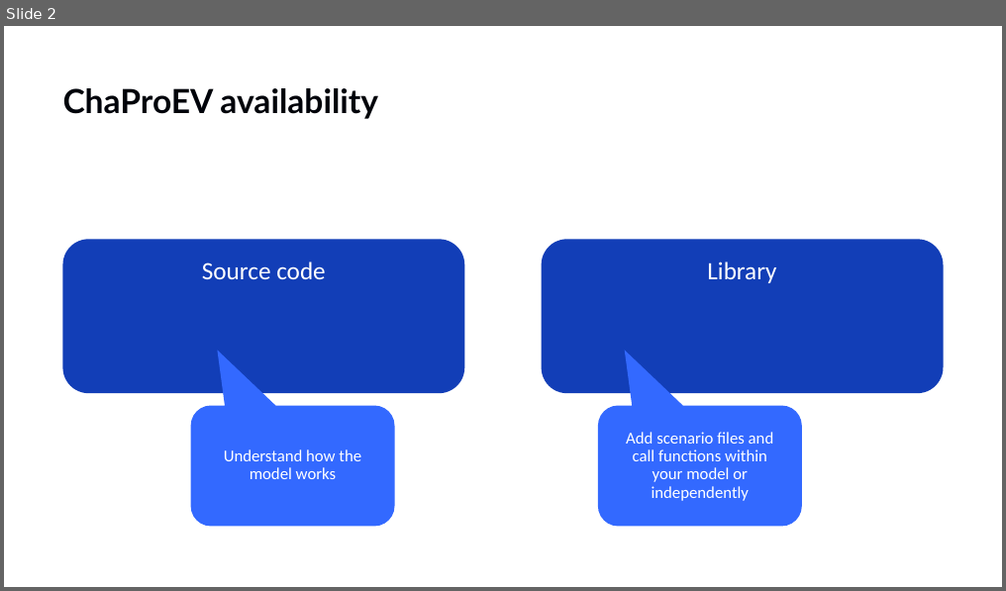
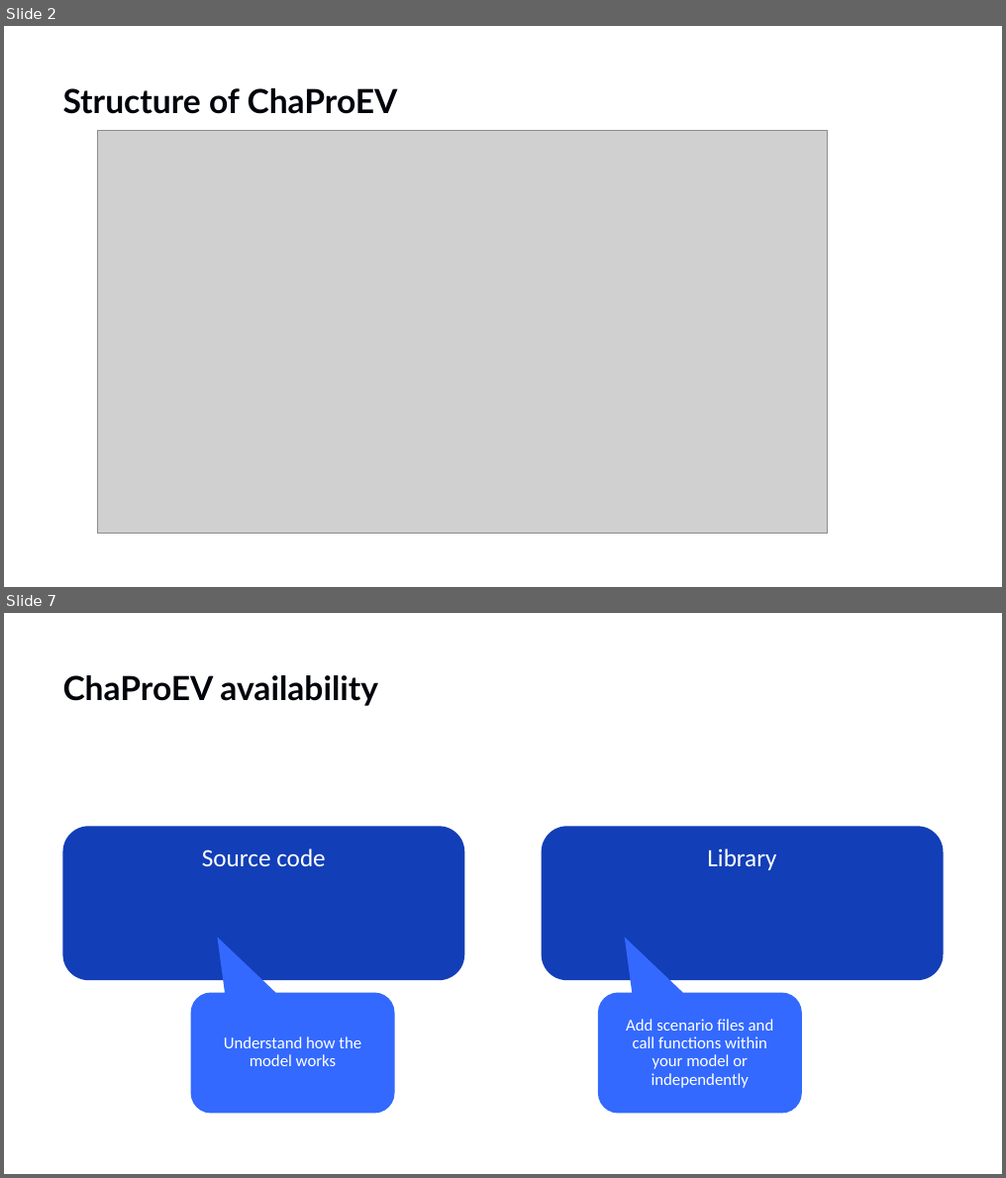
Before and after one commit to TNO/ChaProEV, a slide deck: ChaProEV.pptx. Shown one above the other, each under a label of ours: slide 2 before the commit, slides 2 and 7 after it; the slides between them are not shown. The pictures are 1006x591 and 1006x1178 pixels, drawn with LibreOffice and Linux fonts; fonts in the diff are those of the drawing; grey boxes stand for pictures; background and template pictures are left out. Boxes give left, top, right and bottom in pixels: in the first picture for what was removed or moved away, otherwise in the second. Text is boxed around its words. In the diff, an @@ line names an element or a change of style, - is before the commit and + after.

```diff
--- a/ChaProEV.pptx
+++ b/ChaProEV.pptx
@@ slide 2 added at <box>4,26,1002,587</box>, background #FFFFFF @@
@@ title added at <box>63,88,398,114</box>, 32 pt, text #00030A, bold @@
+Structure of ChaProEV
@@ picture added at <box>98,131,827,534</box> @@
@@ what was slide 2 is now slide 7 @@
```
Also in this commit, not shown: 5 other slides added, 2 other files.
